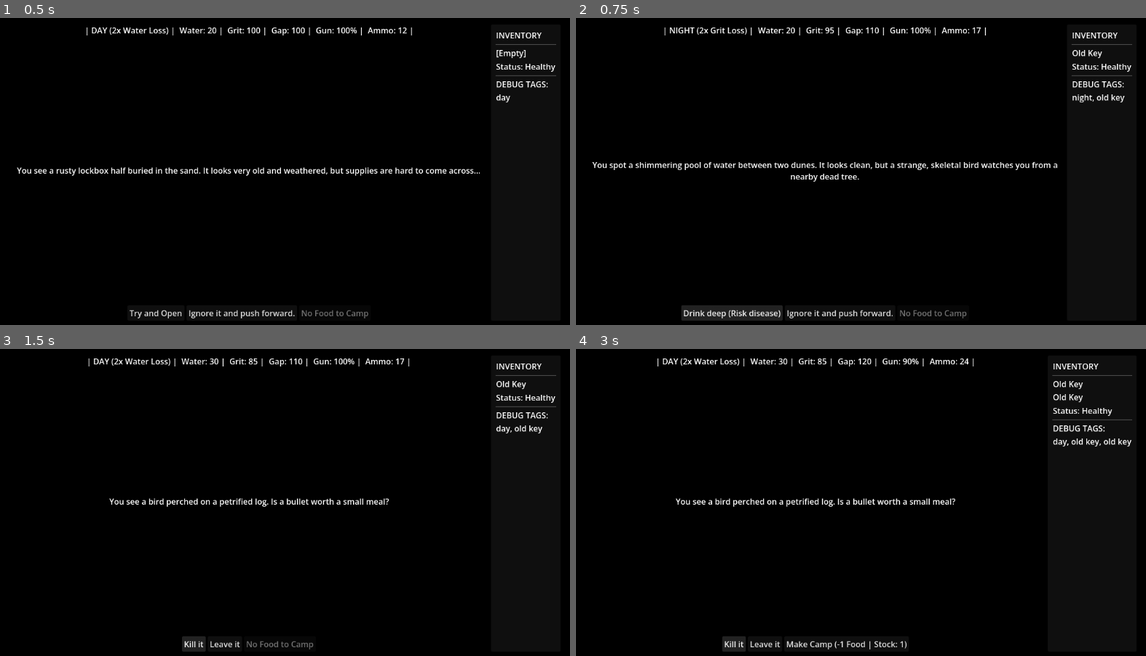
Above: before the commit, frames 1-4 (two rows, left to right).
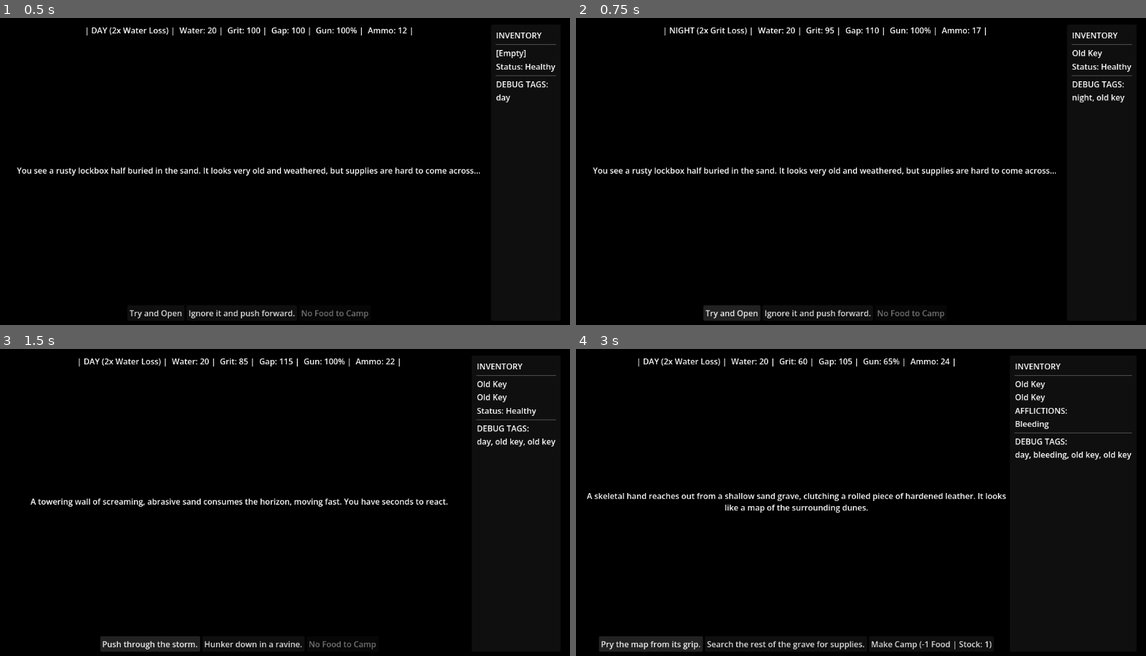
Above: after the commit, the same moments.

Repository: JoelSpicer/Across-The-Desert
Game: Godot game, scene res://Scene/MainGame.tscn
The game is run twice, just before and just after one commit, with the same random seed, the same clock (stepped at 60 frames per second) and the same inputs.
Inputs:
- Up to frame 1 (0.5 s): no input
- Up to frame 2 (0.75 s): click "Try and Open" at 0.5 s
- Up to frame 3 (1.5 s): click "Drink deep (Risk disease)" (after the commit: "Try and Open") at 1.25 s
- Up to frame 4 (3 s): click "Kill it" (after the commit: "Push through the storm.") at 2 s; click "Try and Open" (after the commit: "Kill it") at 2.75 s

Frame 1 is identical in both runs. In frame 2, 2.6% of the frame differs, in the area x 2-85%, y 46-99%; in frame 3, 3.8%; in frame 4, 5.3%, in the area x 1-98%, y 3-99%.

Commit message:
more events

Diff:
--- /dev/null
+++ b/Resource/Event/event_bunker.tres
@@ -0,0 +1,19 @@
+[gd_resource type="Resource" script_class="NarrativeEvent" format=3 uid="uid://c2d3e4f5g6h7"]
+
+[ext_resource type="Script" uid="uid://tebrdjqw5ke" path="res://Scripts/NarrativeEvent.gd" id="1_bunker"]
+
+[resource]
+script = ExtResource("1_bunker")
+event_weight = 8
+required_keywords = Array[String](["old key"])
+forbidden_keywords = Array[String](["night"])
+event_text = "The blistering sun beats down on a half-buried steel bunker door. The heavy mechanical lock matches the exact shape of the Old Key in your pocket."
+choice_1_text = "Unlock it and raid the supplies."
+choice_2_text = "Leave it. He is getting away."
+choice_1_water_cost = 5
+choice_1_ammo_cost = 12
+choice_1_food_cost = 3
+choice_1_gap_penalty = 15
+choice_1_required_item = "Old Key"
+choice_2_gap_penalty = -5
+metadata/_custom_type_script = "uid://tebrdjqw5ke"
--- /dev/null
+++ b/Resource/Event/event_dogs.tres
@@ -0,0 +1,19 @@
+[gd_resource type="Resource" script_class="NarrativeEvent" format=3 uid="uid://b1c2d3e4f5g6"]
+
+[ext_resource type="Script" uid="uid://tebrdjqw5ke" path="res://Scripts/NarrativeEvent.gd" id="1_hounds"]
+
+[resource]
+script = ExtResource("1_hounds")
+event_weight = 5
+required_keywords = Array[String](["night", "bleeding"])
+event_text = "The scent of your open wounds carries far on the cold breeze. A pack of starved desert hounds encircles you, their eyes reflecting the moonlight."
+choice_1_text = "Fire into the dark to scatter them."
+choice_2_text = "Run blindly into the night."
+choice_1_ammo_cost = -3
+choice_1_gun_condition_cost = -15
+choice_1_grit_cost = -10
+choice_1_gap_penalty = 5
+choice_2_water_cost = -5
+choice_2_grit_cost = -25
+choice_2_gap_penalty = 20
+metadata/_custom_type_script = "uid://tebrdjqw5ke"
--- /dev/null
+++ b/Resource/Event/event_map.tres
@@ -0,0 +1,16 @@
+[gd_resource type="Resource" script_class="NarrativeEvent" format=3 uid="uid://g6h7i8kak0l1"]
+
+[ext_resource type="Script" uid="uid://tebrdjqw5ke" path="res://Scripts/NarrativeEvent.gd" id="1_map"]
+
+[resource]
+script = ExtResource("1_map")
+event_weight = 8
+event_text = "A skeletal hand reaches out from a shallow sand grave, clutching a rolled piece of hardened leather. It looks like a map of the surrounding dunes."
+choice_1_text = "Pry the map from its grip."
+choice_2_text = "Search the rest of the grave for supplies."
+choice_1_grit_cost = -10
+choice_1_item_reward = "Map"
+choice_2_water_cost = 5
+choice_2_ammo_cost = 4
+choice_2_gap_penalty = 10
+metadata/_custom_type_script = "uid://tebrdjqw5ke"
--- /dev/null
+++ b/Resource/Event/event_sandstorm.tres
@@ -0,0 +1,16 @@
+[gd_resource type="Resource" script_class="NarrativeEvent" format=3 uid="uid://d3e4f5g6h7i8"]
+
+[ext_resource type="Script" uid="uid://tebrdjqw5ke" path="res://Scripts/NarrativeEvent.gd" id="1_storm"]
+
+[resource]
+script = ExtResource("1_storm")
+event_text = "A towering wall of screaming, abrasive sand consumes the horizon, moving fast. You have seconds to react."
+choice_1_text = "Push through the storm."
+choice_2_text = "Hunker down in a ravine."
+choice_1_gun_condition_cost = -25
+choice_1_grit_cost = -15
+choice_1_gap_penalty = -10
+choice_1_gives_affliction = "Bleeding"
+choice_2_water_cost = -5
+choice_2_gap_penalty = 25
+metadata/_custom_type_script = "uid://tebrdjqw5ke"
--- /dev/null
+++ b/Resource/Event/event_vulture.tres
@@ -0,0 +1,17 @@
+[gd_resource type="Resource" script_class="NarrativeEvent" format=3 uid="uid://f5g6h7i8kak0"]
+
+[ext_resource type="Script" uid="uid://tebrdjqw5ke" path="res://Scripts/NarrativeEvent.gd" id="1_vulture"]
+
+[resource]
+script = ExtResource("1_vulture")
+required_keywords = Array[String](["day"])
+event_text = "A massive desert vulture picks at the remains of a traveler in the beating sun. A functioning revolver cylinder and some dried meat sit right beneath the bird's talons."
+choice_1_text = "Shoot the bird to claim the loot."
+choice_2_text = "Wrestle it away with your bare hands."
+choice_1_ammo_cost = -1
+choice_1_food_cost = 1
+choice_1_gun_condition_cost = 30
+choice_2_gun_condition_cost = 30
+choice_2_grit_cost = -15
+choice_2_gives_affliction = "Exhausted"
+metadata/_custom_type_script = "uid://tebrdjqw5ke"
--- /dev/null
+++ b/Resource/Event/event_wire.tres
@@ -0,0 +1,16 @@
+[gd_resource type="Resource" script_class="NarrativeEvent" format=3 uid="uid://e4f5g6h7i8ka"]
+
+[ext_resource type="Script" uid="uid://tebrdjqw5ke" path="res://Scripts/NarrativeEvent.gd" id="1_wire"]
+
+[resource]
+script = ExtResource("1_wire")
+event_weight = 12
+event_text = "A tangled mass of rusted razor wire blocks a narrow pass between two towering rock formations. It is the fastest route forward, but the rusted barbs are treacherous."
+choice_1_text = "Force your way through the wire."
+choice_2_text = "Take the long way around."
+choice_1_grit_cost = -5
+choice_1_gap_penalty = -15
+choice_1_gives_affliction = "Bleeding"
+choice_2_water_cost = -10
+choice_2_gap_penalty = 20
+metadata/_custom_type_script = "uid://tebrdjqw5ke"
--- a/Scene/MainGame.tscn
+++ b/Scene/MainGame.tscn
@@ -7,6 +7,12 @@
 [ext_resource type="Resource" uid="uid://bk7ve7l4gpg2l" path="res://Resource/Event/event_lockbox.tres" id="5_kwaul"]
 [ext_resource type="Resource" uid="uid://daiuf8mceswdq" path="res://Resource/Event/event_oasis.tres" id="6_cr6pf"]
 [ext_resource type="Resource" uid="uid://cd2el4u81xrgf" path="res://Resource/Event/event_bird.tres" id="7_tsug7"]
+[ext_resource type="Resource" uid="uid://c2d3e4f5g6h7" path="res://Resource/Event/event_bunker.tres" id="8_h2stg"]
+[ext_resource type="Resource" uid="uid://b1c2d3e4f5g6" path="res://Resource/Event/event_dogs.tres" id="9_67h40"]
+[ext_resource type="Resource" uid="uid://d3e4f5g6h7i8" path="res://Resource/Event/event_sandstorm.tres" id="10_6kscw"]
+[ext_resource type="Resource" uid="uid://f5g6h7i8kak0" path="res://Resource/Event/event_vulture.tres" id="11_gmmav"]
+[ext_resource type="Resource" uid="uid://e4f5g6h7i8ka" path="res://Resource/Event/event_wire.tres" id="12_kuqqk"]
+[ext_resource type="Resource" uid="uid://g6h7i8kak0l1" path="res://Resource/Event/event_map.tres" id="13_b1kjx"]
 
 [node name="MainGame" type="Control" unique_id=681661840]
 layout_mode = 3
@@ -143,4 +149,4 @@
 
 [node name="EventManager" type="Node" parent="." unique_id=1248262272]
 script = ExtResource("2_cp47j")
-event_pool = Array[ExtResource("3_noc35")]([ExtResource("4_tsug7"), ExtResource("5_kwaul"), ExtResource("6_cr6pf"), ExtResource("7_tsug7")])
+event_pool = Array[ExtResource("3_noc35")]([ExtResource("4_tsug7"), ExtResource("5_kwaul"), ExtResource("6_cr6pf"), ExtResource("7_tsug7"), ExtResource("8_h2stg"), ExtResource("9_67h40"), ExtResource("10_6kscw"), ExtResource("11_gmmav"), ExtResource("12_kuqqk"), ExtResource("13_b1kjx")])
